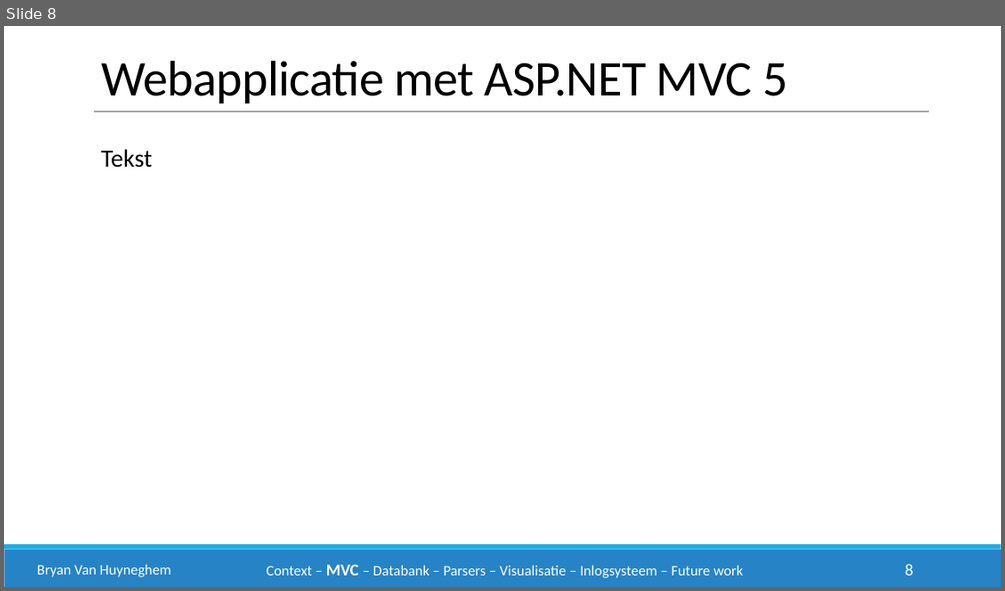
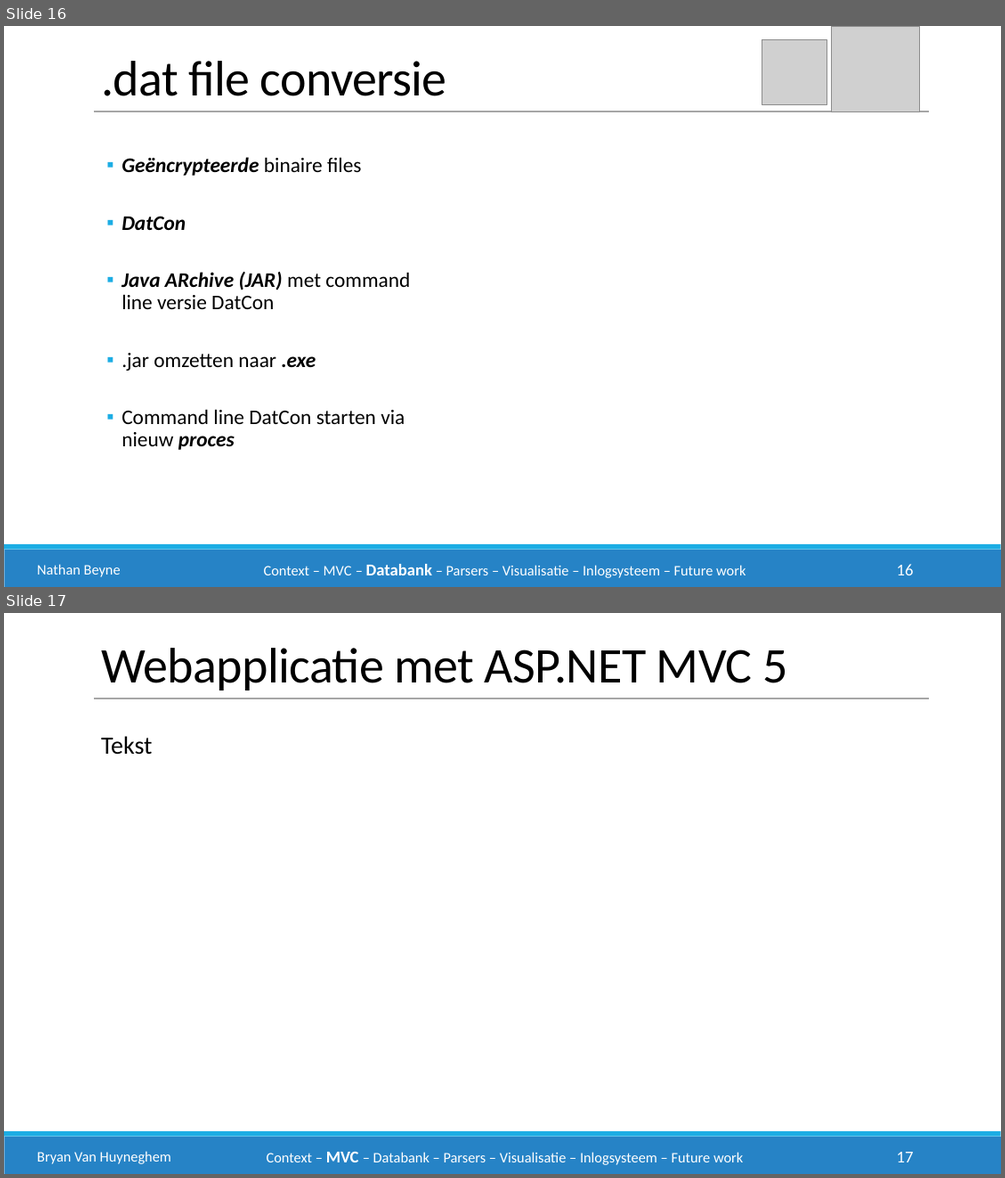
Before and after one commit to philipkukoba/Bachelors-Dissertation-DroneWebApp, a slide deck: documenten/eindpresentatie/drone1.pptx. Shown one above the other, each under a label of ours: slide 8 before the commit, slides 16 and 17 after it. The pictures are 1005x591 and 1005x1178 pixels, drawn with LibreOffice and Linux fonts; fonts in the diff are those of the drawing; grey boxes stand for pictures. Boxes give left, top, right and bottom in pixels: in the first picture for what was removed or moved away, otherwise in the second. Text is boxed around its words. In the diff, an @@ line names an element or a change of style, - is before the commit and + after.

Commit message:
Slides nathan v1.0

```diff
--- a/documenten/eindpresentatie/drone1.pptx
+++ b/documenten/eindpresentatie/drone1.pptx
@@ slide 16 added at box(4, 26, 1001, 587), background #FFFFFF; not listed: 2 template elements that a slide beside it also shows @@
@@ picture added at box(761, 39, 826, 104) @@
@@ picture added at box(832, 26, 920, 112) @@
@@ text added at box(101, 61, 447, 96), 48 pt, text #000000 @@
+.dat file conversie
@@ line added from (94, 111) to (929, 111), #A6A6A6 1 pt @@
@@ text added at box(121, 157, 410, 450), 20 pt, text #000000 @@
+  ▪ Geëncrypteerde binaire files
+  ▪ DatCon
+  ▪ Java ARchive (JAR) met command line versie DatCon
+  ▪ .jar omzetten naar .exe
+  ▪ Command line DatCon starten via nieuw proces
@@ text added at box(37, 564, 121, 577), 14 pt, text #FFFFFF @@
+Nathan Beyne
@@ text added at box(264, 564, 745, 578), 14 pt, text #FFFFFF @@
+Context – MVC – Databank – Parsers – Visualisatie – Inlogsysteem – Future work
@@ page number added at box(897, 564, 914, 575), 16 pt, text #FFFFFF @@
+16
@@ what was slide 8 is now slide 17 @@
@@ page number at box(897, 1151, 914, 1162): text changed @@
-8
+17
```
Also in this commit, not shown: 8 other slides added, 1 other file.
